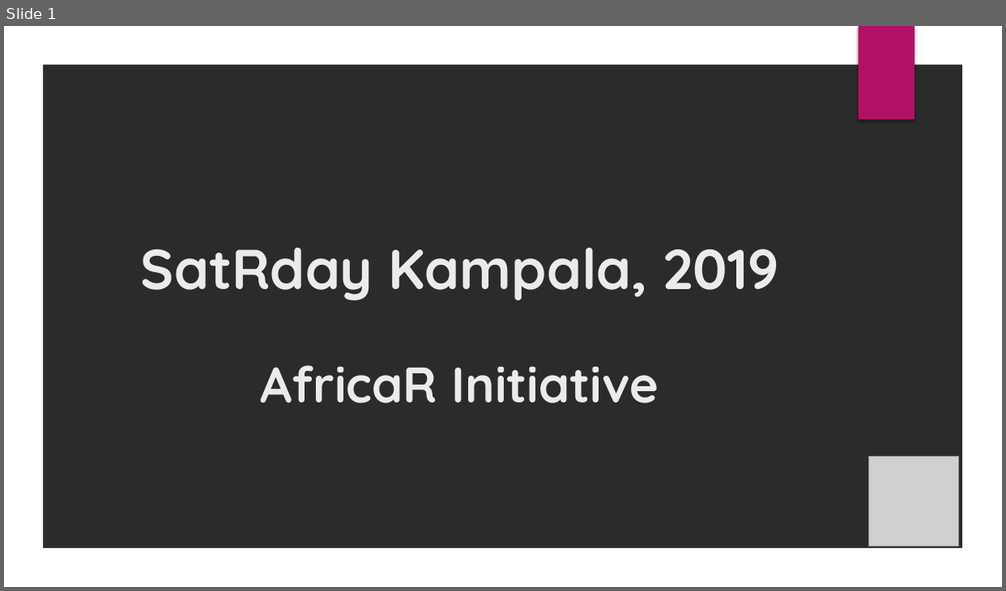
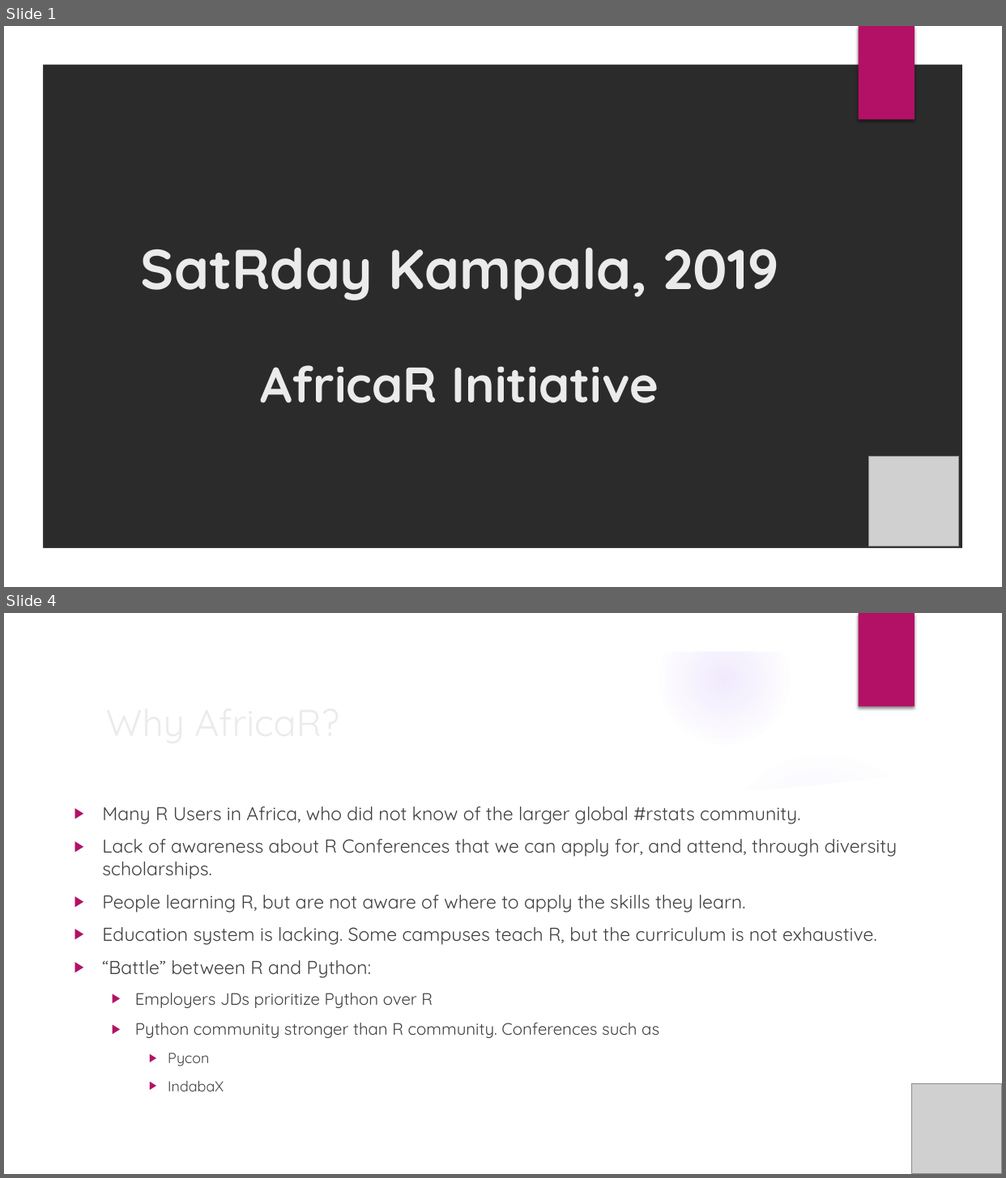
Before and after one commit to Shelmith-Kariuki/R, a slide deck: Trainings/Deck.pptx. Shown one above the other, each under a label of ours: slide 1 before the commit, slides 1 and 4 after it; the slides between them are not shown. The pictures are 1006x591 and 1006x1178 pixels, drawn with LibreOffice and Linux fonts; fonts in the diff are those of the drawing; grey boxes stand for pictures; background and template pictures are left out; a plain dark background stands for a picture behind light text. Boxes give left, top, right and bottom in pixels: in the first picture for what was removed or moved away, otherwise in the second. Text is boxed around its words. In the diff, an @@ line names an element or a change of style, - is before the commit and + after.

```diff
--- a/Trainings/Deck.pptx
+++ b/Trainings/Deck.pptx
@@ slide 4 added at (x1=4, y1=613, x2=1002, y2=1174), background picture (left out); not listed: 2 template elements that a slide beside it also shows @@
@@ title added at (x1=98, y1=692, x2=816, y2=750), 36 pt, text #EBEBEB @@
+Why AfricaR?
@@ group added at (x1=4, y1=614, x2=971, y2=1174): 5 ellipses, 2 freeform shapes @@
@@ text added at (x1=102, y1=807, x2=897, y2=1092), 18 pt, text #404040 @@
+▶ Many R Users in Africa, who did not know of the larger global #rstats community.
+▶ Lack of awareness about R Conferences that we can apply for, and attend, through diversity scholarships.
+▶ People learning R, but are not aware of where to apply the skills they learn.
+▶ Education system is lacking. Some campuses teach R, but the curriculum is not exhaustive.
+▶ “Battle” between R and Python:
+  ▶ Employers JDs prioritize Python over R
+  ▶ Python community stronger than R community. Conferences such as
+    ▶ Pycon
+    ▶ IndabaX
@@ picture added at (x1=912, y1=1084, x2=1002, y2=1174) @@
```
Also in this commit, not shown: 12 other slides added, 2 slides removed.
